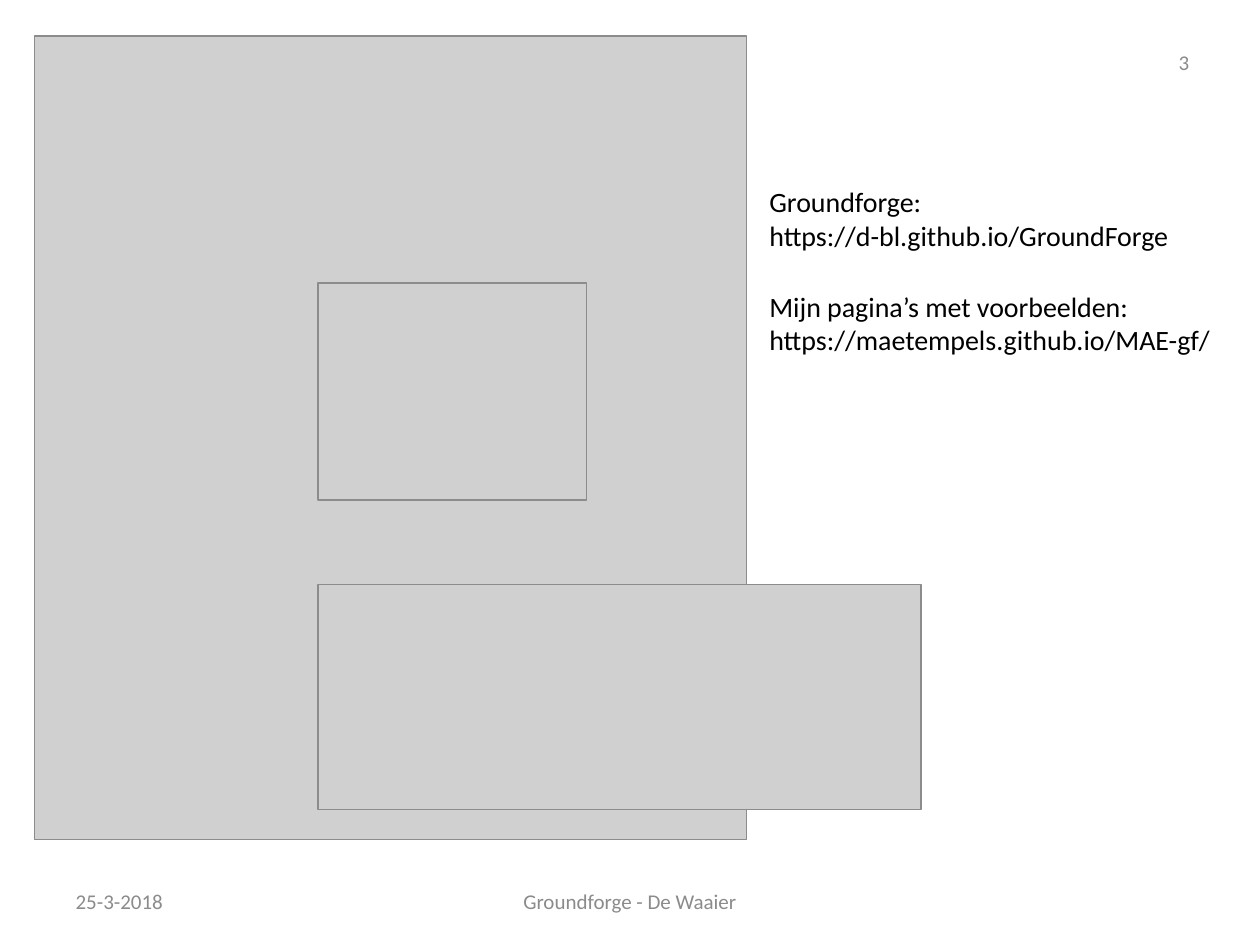
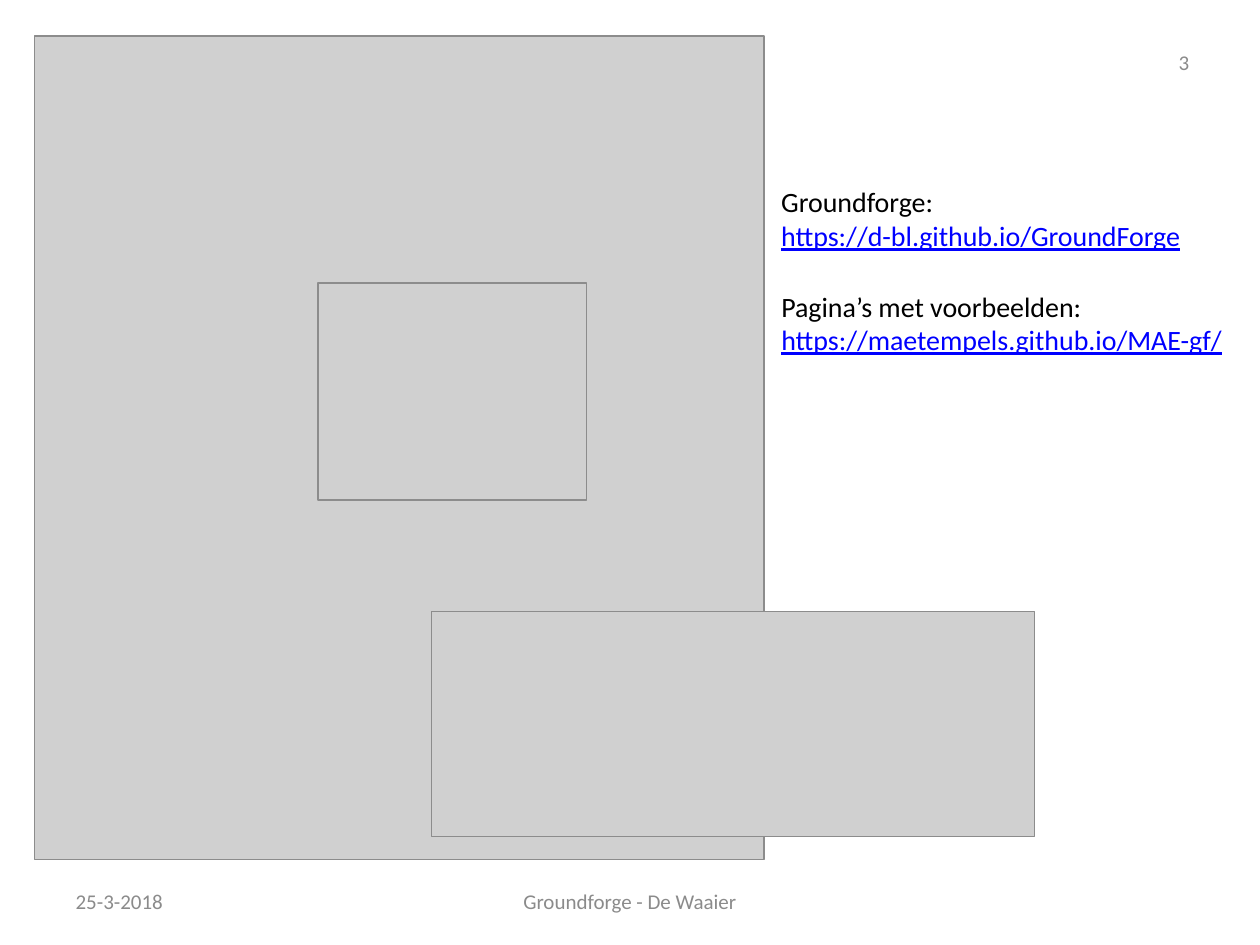
Before and after one commit to d-bl/GroundForge-help, a slide deck: slide 3 of docs/help/NL.pptx. Drawn at 1260x945 pixels with LibreOffice and Linux fonts; fonts in the diff are those of the drawing; grey boxes stand for pictures; background and template pictures are left out. Boxes give left, top, right and bottom in pixels: in the first picture for what was removed or moved away, otherwise in the second. Text is boxed around its words. In the diff, an @@ line names an element or a change of style, - is before the commit and + after.

Commit message:
[tik] -> numbered images on a slide

```diff
--- a/docs/help/NL.pptx
+++ b/docs/help/NL.pptx
@@ picture: place and size @@
-picture at bbox=[35, 37, 747, 840]
+picture at bbox=[35, 37, 765, 861]
@@ text "Groundforge:": place and size @@
-text "Groundforge:" at bbox=[769, 192, 1168, 251]
+text "Groundforge:" at bbox=[781, 192, 1180, 251]
@@ text at bbox=[781, 226, 1180, 251]: text colour #000000 to #0000FF, underline on in "https://d-bl.github.io/GroundForge" @@
@@ text "Pagina’s met voorbeelden:": place and size @@
-text "Pagina’s met voorbeelden:" at bbox=[769, 297, 1209, 355]
+text "Pagina’s met voorbeelden:" at bbox=[781, 297, 1221, 355]
@@ text at bbox=[781, 297, 1081, 322]: text changed @@
-Mijn pagina’s met voorbeelden:
+Pagina’s met voorbeelden:
@@ text at bbox=[781, 330, 1221, 355]: text colour #000000 to #0000FF, underline on in "https://maetempels.github.io/MAE-gf/" @@
@@ picture: place and size @@
-picture at bbox=[319, 585, 921, 810]
+picture at bbox=[432, 611, 1034, 837]
```
Also in this commit, not shown: 1 other slide changed, 1 other file.
